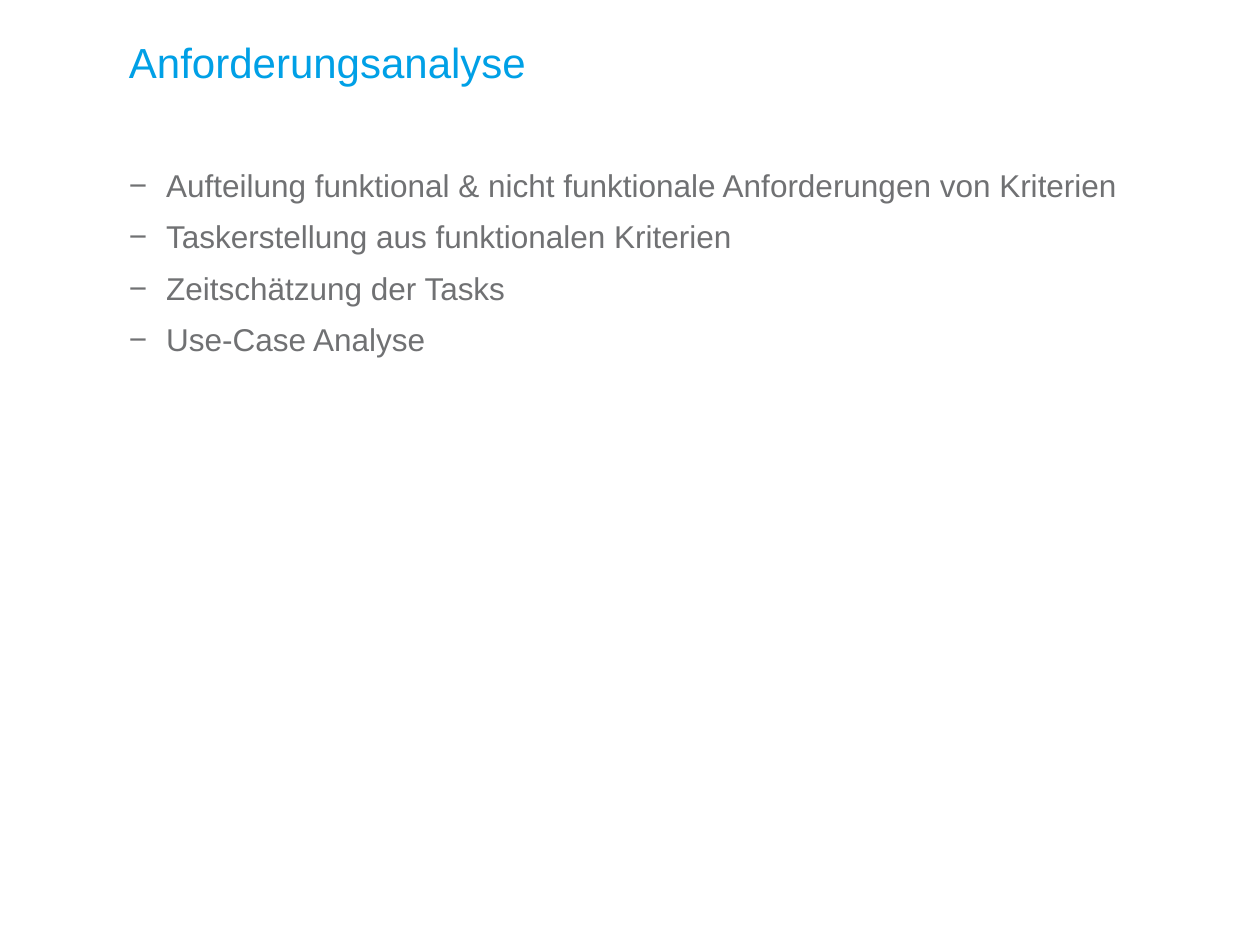
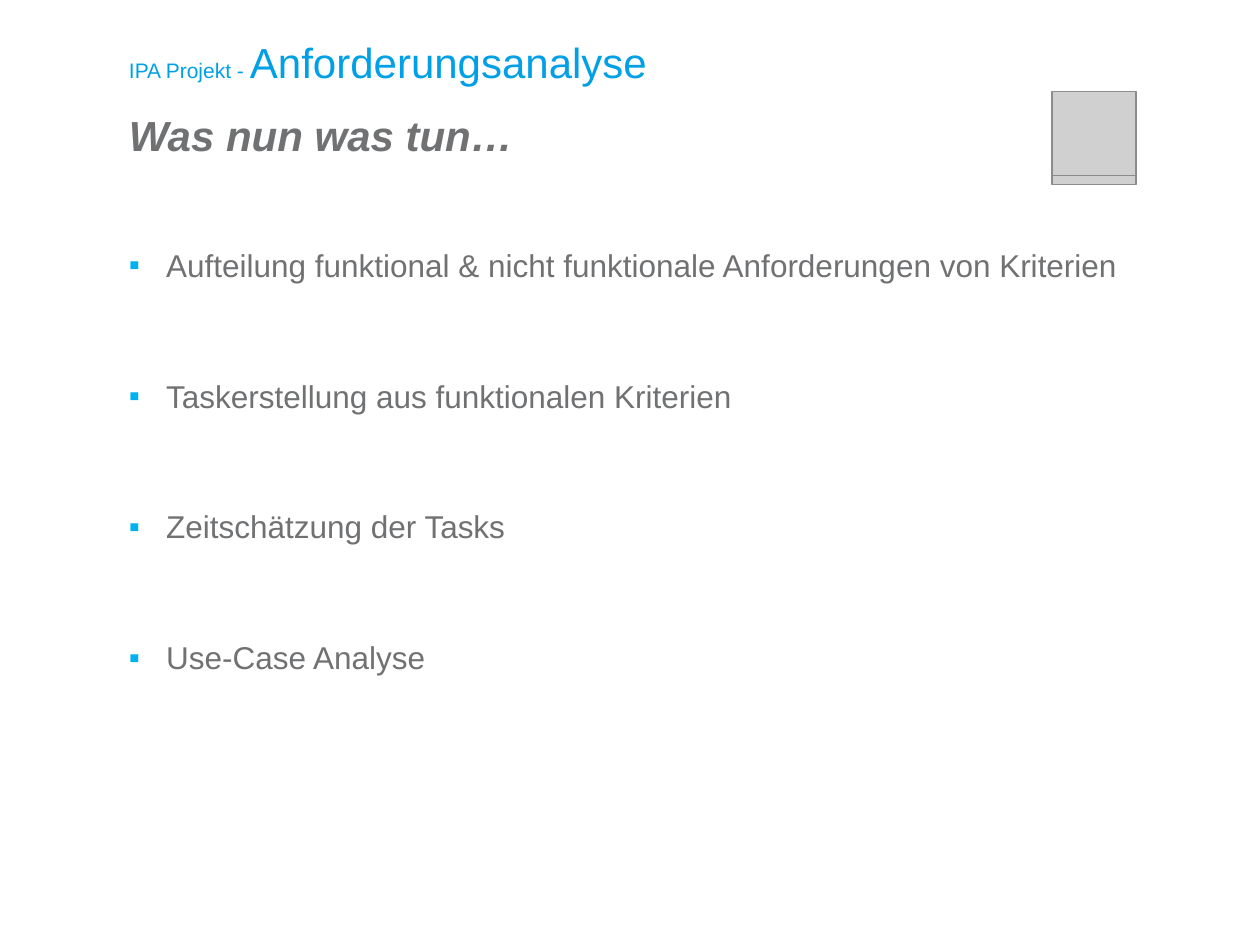
Before and after one commit to kre-cmi/IPA-KRE, a slide deck: slide 12 of doc/Zentralisierte Parameterverwaltung Präsentation.pptx. Drawn at 1260x945 pixels with LibreOffice and Linux fonts; fonts in the diff are those of the drawing; grey boxes stand for pictures; background and template pictures are left out. Boxes give left, top, right and bottom in pixels: in the first picture for what was removed or moved away, otherwise in the second. Text is boxed around its words. In the diff, an @@ line names an element or a change of style, - is before the commit and + after.

```diff
--- a/doc/Zentralisierte Parameterverwaltung Präsentation.pptx
+++ b/doc/Zentralisierte Parameterverwaltung Präsentation.pptx
@@ title at [129,47,647,86]: text changed @@
-Anforderungsanalyse
+IPA Projekt - Anforderungsanalyse
@@ picture added at [1052,101,1137,185] @@
@@ picture added at [1052,92,1137,176] @@
@@ text added at [129,122,513,152], 24 pt, text #707173, bold, italic @@
+Was nun was tun…
@@ text "Aufteilung funktional & nicht funktionale ..." at [166,254,1116,675]: bullet − to ▪; line spacing 0.9 to 3 @@
```
Also in this commit, not shown: 14 other slides changed, 10 slides added, 3 slides removed.
